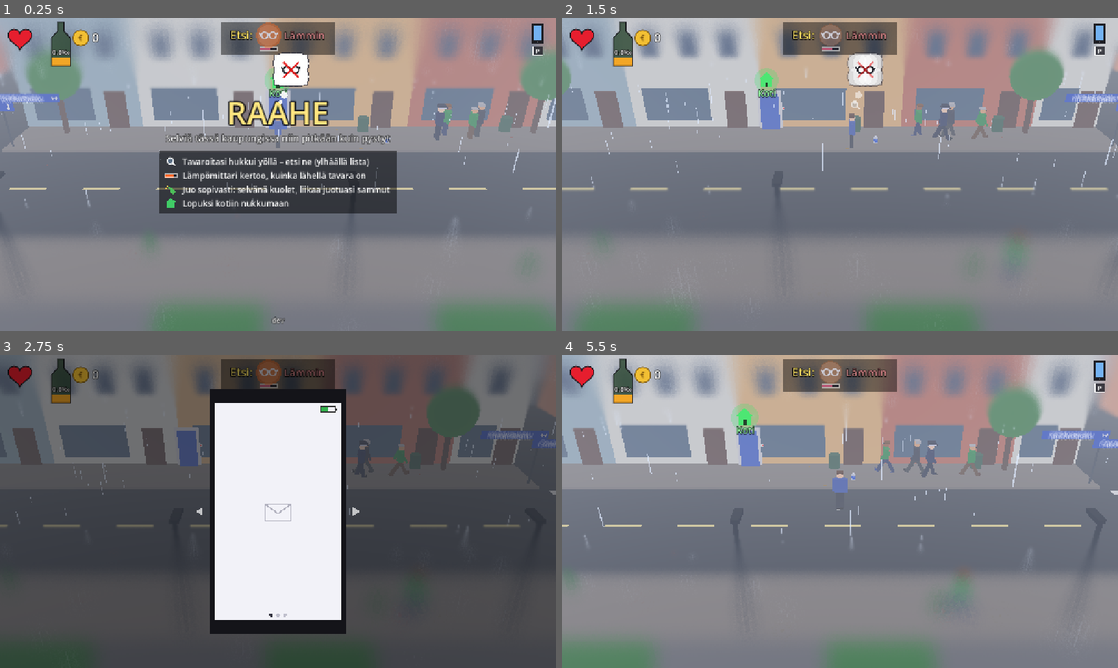
Above: before the commit, frames 1-4 (two rows, left to right).
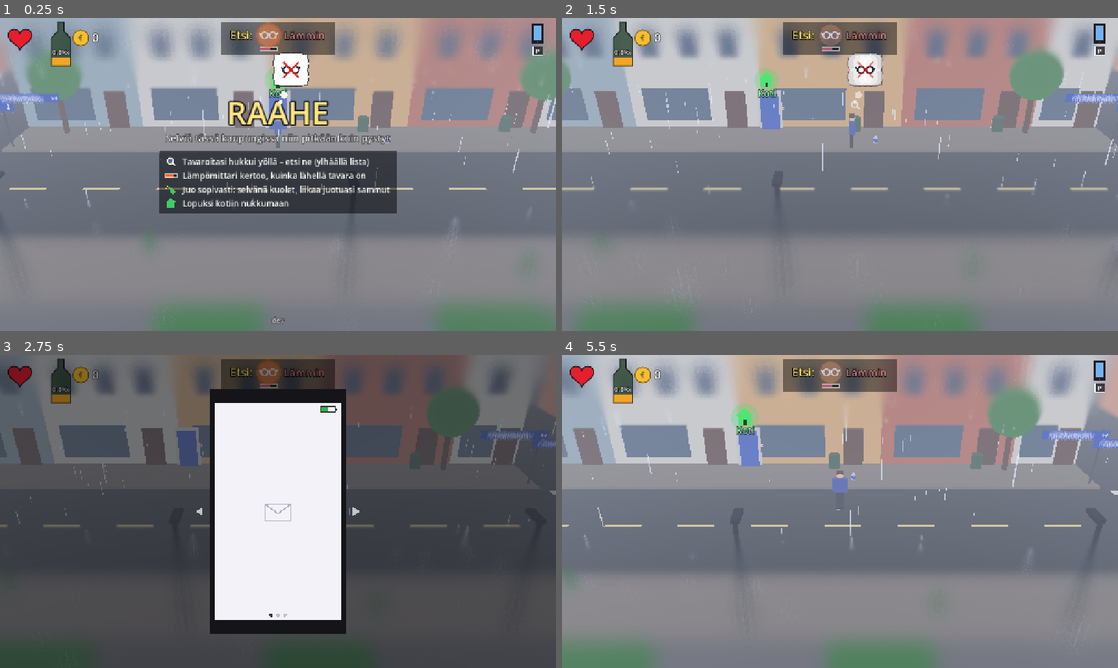
Above: after the commit, the same moments.

Repository: Ecculi/GoodMorningMoonshine
Game: Godot game, scene res://scenes/main.tscn
Same seed, same stepped clock (60 frames per second), same inputs: the game is played once before the commit and once after it.
Inputs (mouse positions are in pixels of both pictures, inside the frame that each line leads up to):
- Up to frame 1 (0.25 s): no input
- Up to frame 2 (1.5 s): tap Enter at 0.5 s; move the mouse to (962, 158) at 0.52 s; hold Right (move_right) 0.53-1.25 s; hold Shift (run) 0.53-1.25 s; click (962, 158) at 0.67 s; drag from (728, 190) to (812, 237) at 1.27 s
- Up to frame 3 (2.75 s): move the mouse to (333, 442) at 2.02 s; hold Right (move_right) from 2.03 s (still down); hold Shift (run) from 2.03 s (still down); tap P (phone) at 2.1 s
- Up to frame 4 (5.5 s): release Right (move_right) at 2.75 s; release Shift (run) at 2.75 s; drag from (812, 574) to (673, 464) at 2.77 s; move the mouse to (1006, 558) at 3.52 s; hold Left (move_left) 3.53-4.25 s; hold Shift (run) 3.53-4.25 s; tap Z at 3.6 s; tap F1 (help) at 4.15 s; drag from (673, 464) to (756, 433) at 4.27 s; move the mouse to (867, 511) at 5.02 s; hold Down (move_down) from 5.03 s (still down); hold Shift (run) from 5.03 s (still down); tap Tab at 5.1 s; click (867, 511) at 5.17 s

The runs differ from the first frame. In frame 1, 0.4% of the frame differs, in the area x 78-88%, y 26-40%; in frame 2, 0.6%; in frame 3, 0.2%; in frame 4, 0.7%, in the area x 56-76%, y 26-81%.
Error after the commit: Parse Error: Cannot infer the type of "a" variable because the value doesn't have a set type. (res://scripts/npc.gd:720)

Commit message:
Surprise punch from behind: double damage, charged one floors, falls on the face (#50)
Co-Authored-By: Claude Opus 5.5 <noreply@anthropic.com>
Claude-Session: https://claude.ai/code/session_014p1PeeGbmYxJmsVU4HYhz4

Diff:
--- a/localization/strings.csv
+++ b/localization/strings.csv
@@ -190,3 +190,5 @@
 HOME_FOUND,Löysit kotiin!
 HOME_LABEL,Koti
 ROTATE_PHONE,Käännä puhelin vaakaan
+ACH_BACKSTAB,Selkäsauna
+ACH_BACKSTAB_DESC,Tyrmää joku yllätyslyönnillä selän takaa.
--- a/scripts/game_state.gd
+++ b/scripts/game_state.gd
@@ -844,7 +844,7 @@
 	"GULL_STEP", "SPLATS3", "DOG_LEAD", "FOOD_STOLEN", "DOG_CALM",
 	"DOCTOR", "SOBER_30", "ELEPHANTS", "MORNING_BEER", "HOME_DRUNK", "PROMILLE_333",
 	"CLEAN_DAY", "NO_MAP", "BEGGAR_PAY",
-	"GRAVITY5", "BONNET_SURVIVE", "RUN_OVER_SURVIVE", "LAUNDRY", "HEADLINES10",
+	"GRAVITY5", "BONNET_SURVIVE", "RUN_OVER_SURVIVE", "LAUNDRY", "HEADLINES10", "BACKSTAB",
 ]
 const ACH_FILE := "user://achievements.cfg"
 ## Seconds of game time in the mending zone / under the hangover limit.
--- a/scripts/main.gd
+++ b/scripts/main.gd
@@ -1033,11 +1033,11 @@
 	_spawn_npc(true, role if role == "police" else "civ")
 
 
-func popup(text: String, pos: Vector3, color: Color) -> void:
+func popup(text: String, pos: Vector3, color: Color, size := 1.0) -> void:
 	var l := Label3D.new()
 	l.text = text
 	l.font_size = 64
-	l.pixel_size = 0.006
+	l.pixel_size = 0.006 * size
 	l.billboard = BaseMaterial3D.BILLBOARD_ENABLED
 	l.no_depth_test = true
 	l.modulate = color
--- a/scripts/npc.gd
+++ b/scripts/npc.gd
@@ -385,6 +385,23 @@
 	return model.rotation.y + model.head_yaw
 
 
+## A surprise punch from behind works only on someone just walking (or
+## standing) about, not fighting or chasing, with their back to `from`:
+## the face points more than SURPRISE_ANGLE away from it.
+const SURPRISE_ANGLE := deg_to_rad(105.0)
+
+
+func is_back_turned(from: Vector3) -> bool:
+	if state != S.WALK or model.sitting or _rise_t > 0.0:
+		return false
+	var to := Vector2(from.x - position.x, from.z - position.z)
+	if to.length() < 0.01:
+		return false
+	var a := view_angle()
+	var fwd := Vector2(cos(a), -sin(a))
+	return absf(fwd.angle_to(to)) > SURPRISE_ANGLE
+
+
 ## Police: is `p` inside the vision cone (`reach` metres long)?
 func sees(p: Vector3, reach: float) -> bool:
 	if state == S.KO:
@@ -668,11 +685,16 @@
 			model.raise_arm(true)
 
 
-func take_hit(dmg: int, attacker: Node3D, knock_mult := 1.0) -> void:
+## surprise: punched from behind (see is_back_turned). `floor_them` (a
+## fully charged surprise punch) knocks anyone but police and guards out
+## at once, and they fall forward on their face.
+func take_hit(dmg: int, attacker: Node3D, knock_mult := 1.0, surprise := false, floor_them := false) -> void:
 	if state == S.KO:
 		return
 	times_hit += 1
 	hp -= dmg
+	if surprise and floor_them and not is_lawman():
+		hp = mini(hp, 0)
 	_knock = 3.5 * knock_mult * signf(position.x - attacker.position.x)
 	_windup = -1.0
 	model.raise_arm(false)
@@ -693,7 +715,21 @@
 				_shoeless = true
 				model.set_shoes(false)
 				main.npc_shoes_fly_off(position, attacker.dir)
-		_knock_out(push)
+		if surprise:
+			# Forward on the face: pushed along the way they were facing.
+			var a := model.rotation.y
+			var fwd := Vector3(cos(a), 0.0, -sin(a))
+			push = fwd * randf_range(1.6, 2.2) + Vector3(0, 0.6, 0)
+			_knock_out(push, fwd)
+			if attacker == main.player:
+				GameState.unlock("BACKSTAB")
+		else:
+			_knock_out(push)
+	elif surprise and is_lawman():
+		# Police and guards are only staggered, but for longer.
+		state = S.STUNNED
+		_timer = 1.6
+		_mark.visible = true
 	elif role == "bouncer":
 		provoke()
 	elif not is_lawman():
@@ -852,7 +888,9 @@
 		model.position.y = 0.0
 
 
-func _knock_out(push := Vector3(0, 1.5, 0)) -> void:
+## face_down: a direction to topple the rag doll over forwards (fall on
+## the face); zero = the usual random tumble.
+func _knock_out(push := Vector3(0, 1.5, 0), face_down := Vector3.ZERO) -> void:
 	model.turn_head(0.0)  # the rag doll copies the head straight
 	state = S.KO
 	_timer = 0.0
@@ -875,6 +913,9 @@
 	_ragdoll = Ragdoll.new()
 	add_child(_ragdoll)
 	_ragdoll.build(model, push)
+	if face_down != Vector3.ZERO:
+		# Tip the top of the body over in that direction.
+		_ragdoll.torso.angular_velocity = Vector3.UP.cross(face_down.normalized()) * 5.0
 	model.visible = false
 	# Let the fall play out even if the player stands still.
 	GameState.busy_time = maxf(GameState.busy_time, 1.2)
--- a/scripts/player.gd
+++ b/scripts/player.gd
@@ -979,6 +979,10 @@
 	var drunk := clampf((p - GameState.PROMILLE_DRUNK) / 1.5, 0.0, 1.0)
 	# Too much caffeine: jittery hands miss half the time.
 	var miss := drunk * 0.35 + (0.5 if GameState.jitter_t > 0.0 else 0.0)
+	# From behind: the target doesn't see it coming (see npc.is_back_turned).
+	var surprise: bool = target.has_method("is_back_turned") and target.is_back_turned(position)
+	if surprise:
+		miss *= 0.5  # a still target is easier to hit
 	if randf() < miss:
 		main.popup("?", target.position + Vector3(0, 2.0, 0), Color(1, 1, 1))
 		return
@@ -989,7 +993,16 @@
 		dmg = 0  # hangover: a feeble punch that does no harm
 	if dmg > 0 and charge >= 1.0:
 		dmg += 1
-	target.take_hit(dmg, self, 1.0 + charge)
+	var full := charged and charge >= 1.0
+	if surprise:
+		# Double damage (even a hangover punch lands), and a fully charged
+		# one knocks out at once.
+		dmg = maxi(dmg, 1) * 2
+		main.popup("!", target.position + Vector3(0, 2.4, 0), Color(1, 0.35, 0.2), 2.2)
+		main.popup("*", target.position + Vector3(0, 1.4, 0), Color(1, 0.95, 0.5), 1.8)
+		target.take_hit(dmg, self, 1.0 + charge, true, full)
+	else:
+		target.take_hit(dmg, self, 1.0 + charge)
 	if charged and charge >= 1.0 and target.is_down() and target.times_hit == 1:
 		GameState.unlock("ONE_PUNCH")
 
Not shown, changed: DESIGN.md
